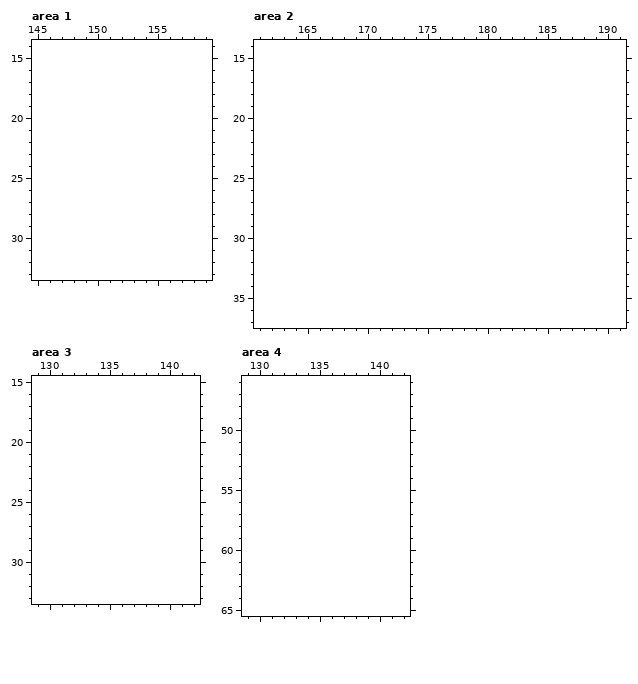
Pixel-art file -- The Art Folder/LD Elements.aseprite. That is the earlier state.
128x160 pixels, 1 frame. Shown: area 1: x 145..159, y 14..33; area 2: x 161..191, y 14..37; area 3: x 129..142, y 15..33; area 4: x 129..142, y 46..65. The old version is drawn lined up with the new one, on the new canvas. The commit also changed other parts of the picture, which this record leaves out.
The result:
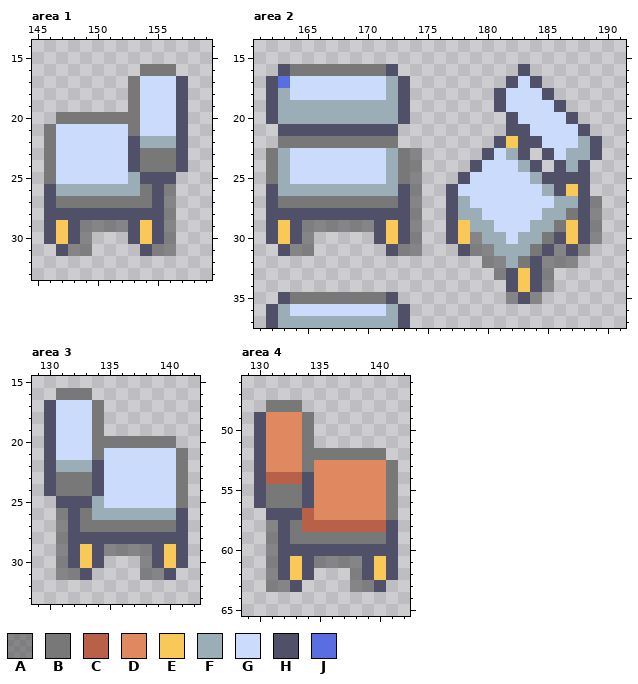
Palette (. is transparent): A #3d3d3d7f  B #787878  C #b86048  D #e08860  E #f8c858  F #9badb7  G #cbdbfc  H #505068  J #5b6ee1
The edit:
canvas 128x160 -> 256x160
Area 1:
y 16: x 154..156 ... -> BBB
y 17..19: x 153..157 ..... -> BGGGH
y 20: x 147..157 ........... -> BBBBBBBGGGH
y 21: x 146..157 ............ -> BGGGGGGBGGGH
y 22: x 146..157 ............ -> BGGGGGGHFFFH
y 23..24: x 146..157 ............ -> BGGGGGGHBBBH
y 25: x 146..156 ........... -> BGGGGGGFHHH
y 26: x 146..156 ........... -> HFFFFFFFBHA
y 27: x 146..156 ........... -> HBBBBBBBBHA
y 28: x 146..156 ........... -> HHHHHHHHHHA
y 29: x 146..156 ........... -> HEHAAAAHEHA
y 30: x 146..149 .... -> HEHA; x 153..156 .... -> HEHA
y 31: x 147..149 ... -> HAA; x 154..156 ... -> HAA
Area 2:
y 16: x 163..172 .......... -> HBBBBBBBBH; x 183 . -> H
y 17: x 162..173 ............ -> HJGGGGGGGGFH; x 182..184 ... -> HGH
y 18: x 162..173 ............ -> HFGGGGGGGGFH; x 181..185 ..... -> HGGGH
y 19: x 162..173 ............ -> HFFFFFFFFFFH; x 181..186 ...... -> HGGGGH
y 20: x 162..173 ............ -> HFFFFFFFFFFH; x 182..187 ...... -> HGGGGH
y 21: x 163..172 .......... -> HHHHHHHHHH; x 182..188 ....... -> HHGGGGH
y 22: x 163..172 .......... -> BBBBBBBBBB; x 181..189 ......... -> HEHHGGGFH
y 23: x 162..174 ............. -> BFGGGGGGGGFBA; x 180..183 .... -> HGFH; x 185..189 ..... -> HGFFH
y 24: x 162..174 ............. -> BFGGGGGGGGFBA; x 179..184 ...... -> HGGGFH; x 186..188 ... -> HFH
y 25: x 162..174 ............. -> BFGGGGGGGGFBA; x 178..188 ........... -> HGGGGGFHHHH
y 26: x 162..174 ............. -> HFFFFFFFFFFHA; x 177..188 ............ -> HGGGGGGGFHEH
y 27: x 162..174 ............. -> HBBBBBBBBBBHA; x 177..189 ............. -> HFGGGGGGGFFHA
y 28: x 162..174 ............. -> HHHHHHHHHHHHA; x 177..189 ............. -> HFFGGGGGFFBHA
y 29: x 162..174 ............. -> HEHAAAAAAHEHA; x 177..189 ............. -> HEFFGGGFFBEHA
y 30: x 162..165 .... -> HEHA; x 171..174 .... -> HEHA; x 177..189 ............. -> HEAFFGFFBHEHA
y 31: x 163..165 ... -> HAA; x 172..174 ... -> HAA; x 178..188 ........... -> HAAFFFBHAHA
y 32: x 180..187 ........ -> AAFBHAAA
y 33: x 181..185 ..... -> AHEHA
y 34: x 182..185 .... -> HEHA
y 35: x 163..172 .......... -> HBBBBBBBBH; x 182..184 ... -> AHA
y 36: x 162..173 ............ -> HFGGGGGGGGFH
y 37: x 162..173 ............ -> HFFFFFFFFFFH
Area 3:
y 16: x 131..133 ... -> BBB
y 17..19: x 130..134 ..... -> HGGGB
y 20: x 130..140 ........... -> HGGGBBBBBBB
y 21: x 130..141 ............ -> HGGGBGGGGGGB
y 22: x 130..141 ............ -> HFFFHGGGGGGB
y 23..24: x 130..141 ............ -> HBBBHGGGGGGB
y 25: x 131..141 ........... -> HHHFGGGGGGB
y 26: x 131..141 ........... -> AHBFFFFFFFH
y 27: x 131..141 ........... -> AHBBBBBBBBH
y 28: x 131..141 ........... -> AHHHHHHHHHH
y 29: x 131..141 ........... -> AHEHAAAAHEH
y 30: x 131..134 .... -> AHEH; x 138..141 .... -> AHEH
y 31: x 131..133 ... -> AAH; x 138..140 ... -> AAH
Area 4:
y 48: x 131..133 ... -> BBB
y 49..51: x 130..134 ..... -> HDDDB
y 52: x 130..140 ........... -> HDDDBBBBBBB
y 53: x 130..141 ............ -> HDDDBDDDDDDB
y 54: x 130..141 ............ -> HCCCHDDDDDDB
y 55..56: x 130..141 ............ -> HBBBHDDDDDDB
y 57: x 131..141 ........... -> HHHCDDDDDDB
y 58: x 131..141 ........... -> AHBCCCCCCCH
y 59: x 131..141 ........... -> AHBBBBBBBBH
y 60: x 131..141 ........... -> AHHHHHHHHHH
y 61: x 131..141 ........... -> AHEHAAAAHEH
y 62: x 131..134 .... -> AHEH; x 138..141 .... -> AHEH
y 63: x 131..133 ... -> AAH; x 138..140 ... -> AAH
Boxes around the changes in both pictures, in picture pixels (x1, y1, x2, y2):
added: (44, 64, 188, 256)
added: (266, 64, 602, 328)
added: (44, 388, 188, 580)
added: (254, 400, 398, 592)
